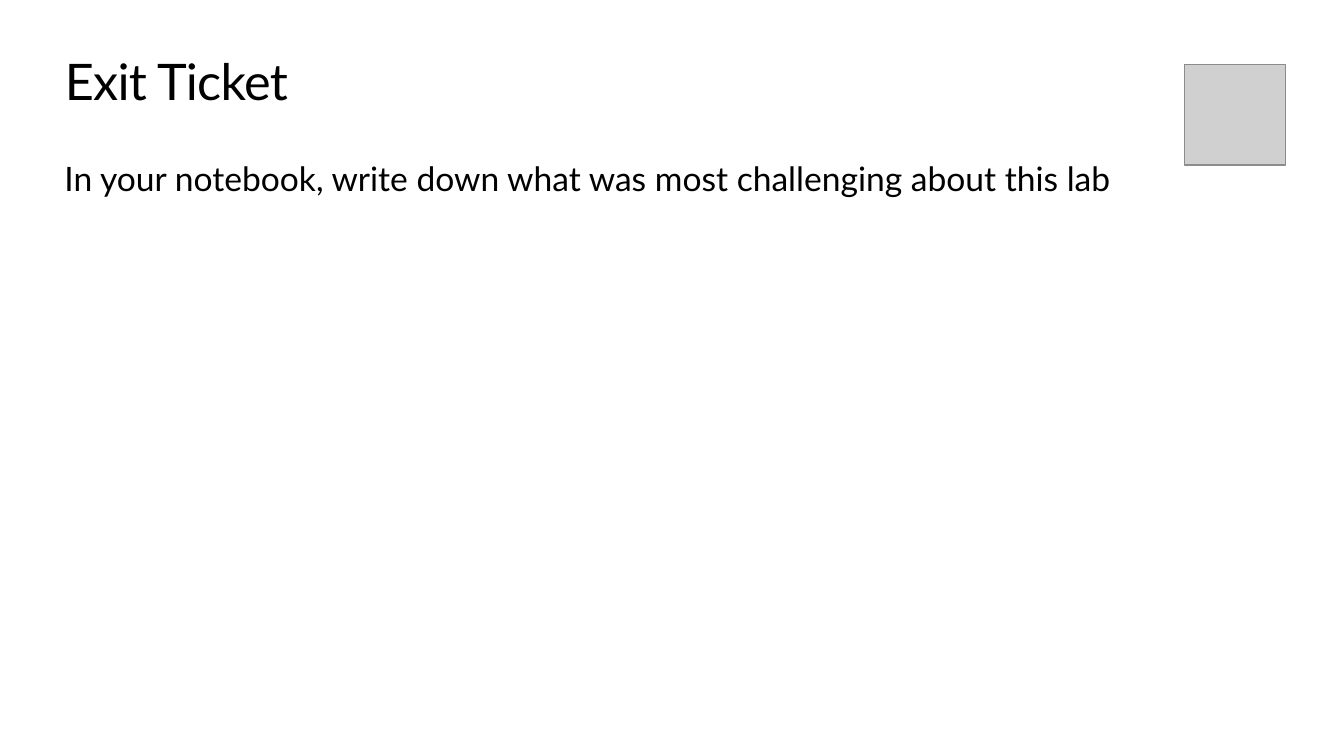
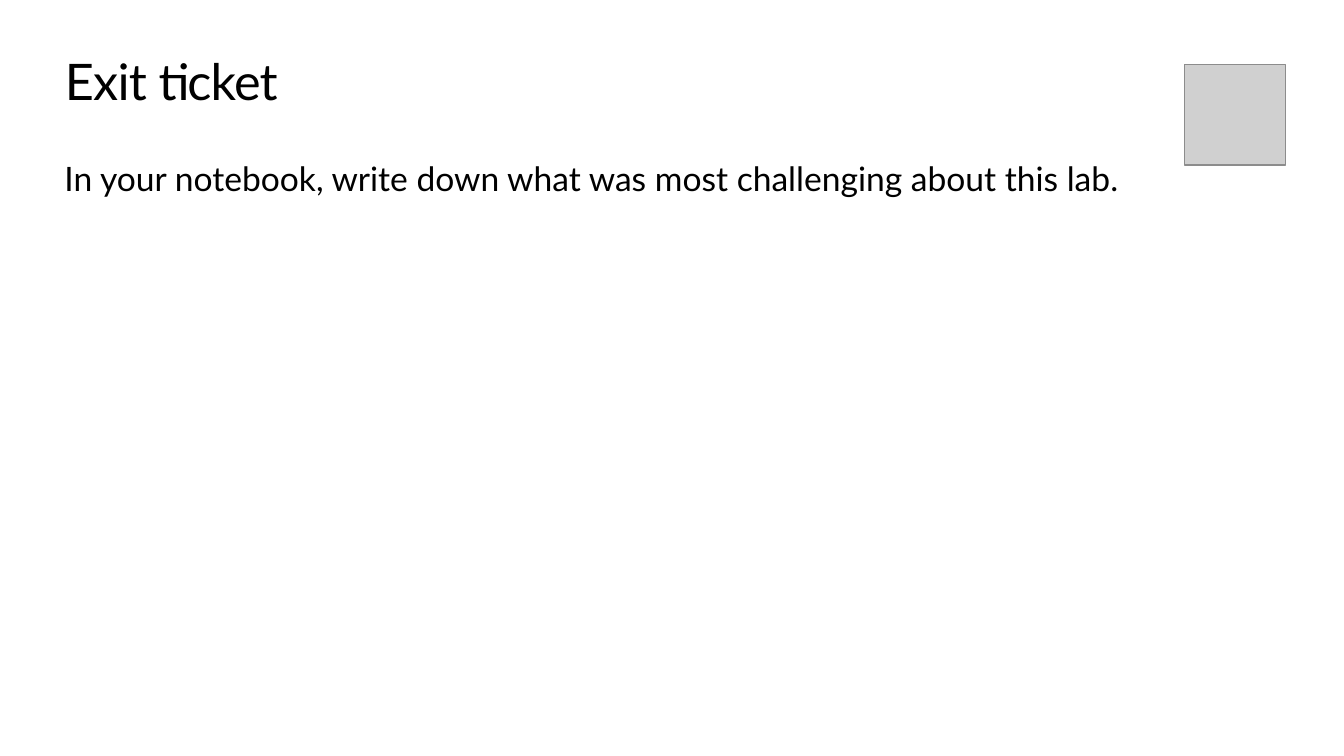
Before and after one commit to TEALSK12/introduction-to-computer-science, a slide deck: slide 8 of slidedecks/TEALS SNAP 1.4.pptx. Drawn at 1344x756 pixels with LibreOffice and Linux fonts; fonts in the diff are those of the drawing; grey boxes stand for pictures; background and template pictures are left out. Boxes give left, top, right and bottom in pixels: in the first picture for what was removed or moved away, otherwise in the second. Text is boxed around its words. In the diff, an @@ line names an element or a change of style, - is before the commit and + after.

```diff
--- a/slidedecks/TEALS SNAP 1.4.pptx
+++ b/slidedecks/TEALS SNAP 1.4.pptx
@@ title at (65, 63, 278, 101): text changed @@
-Exit Ticket
+Exit ticket
@@ text at (64, 166, 1118, 197): text changed @@
-In your notebook, write down what was most challenging about this lab
+In your notebook, write down what was most challenging about this lab.
```
Also in this commit, not shown: 5 other slides changed, 4 other files.
